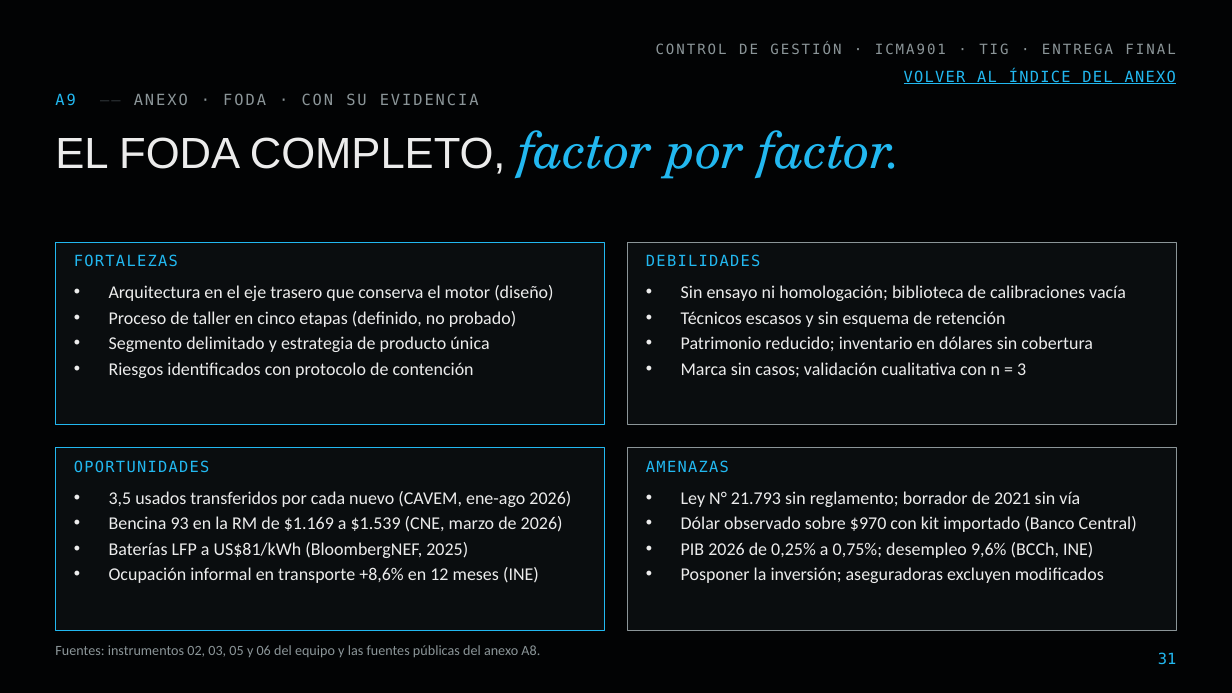
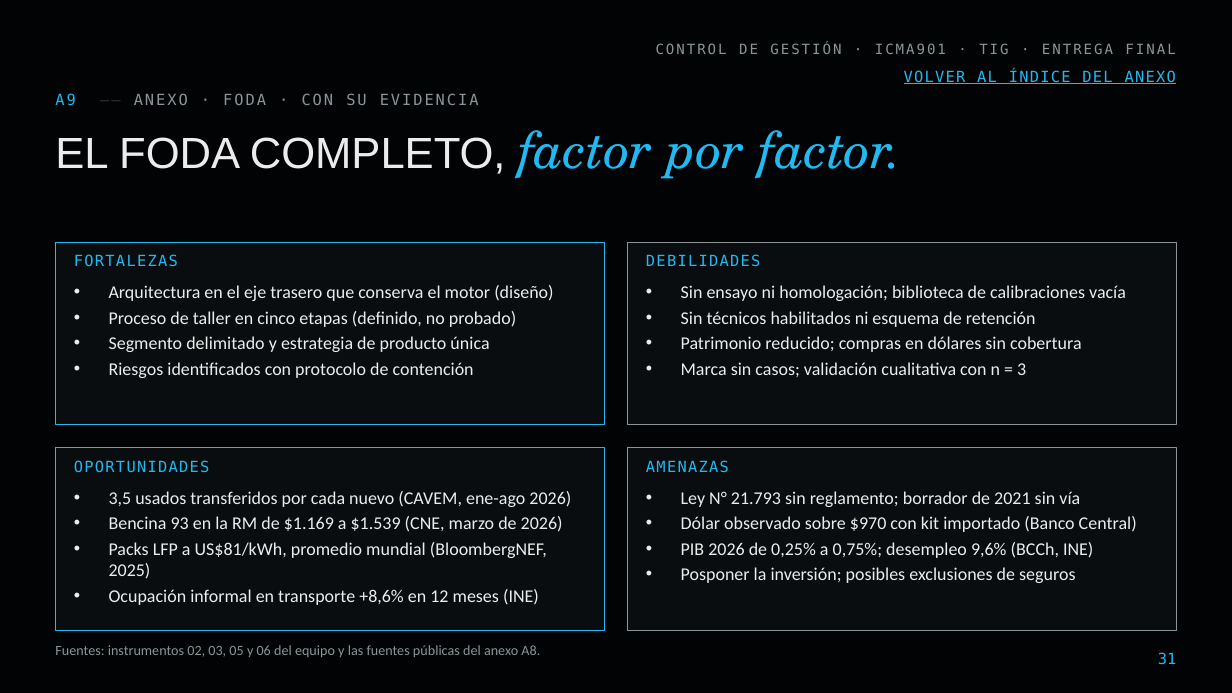
Before and after one commit to diegoaam0109-ux/lumine, a slide deck: slide 31 of tig-final/Lumine_TIG_Final_Control_de_Gestion.pptx. Drawn at 1232x693 pixels with LibreOffice and Linux fonts; fonts in the diff are those of the drawing; background and template pictures are left out. Boxes give left, top, right and bottom in pixels: in the first picture for what was removed or moved away, otherwise in the second. Text is boxed around its words. In the diff, an @@ line names an element or a change of style, - is before the commit and + after.

```diff
--- a/tig-final/Lumine_TIG_Final_Control_de_Gestion.pptx
+++ b/tig-final/Lumine_TIG_Final_Control_de_Gestion.pptx
@@ text at box(681, 311, 1082, 352): text changed @@
-• Técnicos escasos y sin esquema de retención
-• Patrimonio reducido; inventario en dólares sin cobertura
+• Sin técnicos habilitados ni esquema de retención
+• Patrimonio reducido; compras en dólares sin cobertura
@@ text at box(109, 542, 547, 579): text changed @@
-• Baterías LFP a US$81/kWh (BloombergNEF, 2025)
+• Packs LFP a US$81/kWh, promedio mundial (BloombergNEF, 2025)
@@ text at box(681, 567, 1075, 583): text changed @@
-• Posponer la inversión; aseguradoras excluyen modificados
+• Posponer la inversión; posibles exclusiones de seguros
```
Also in this commit, not shown: 8 other slides changed, 13 other files.
